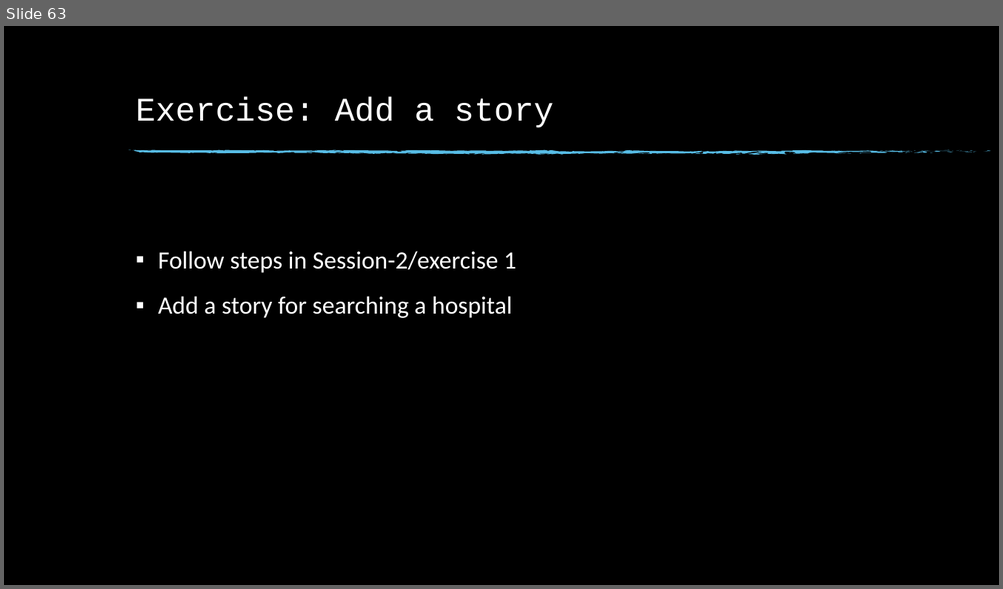
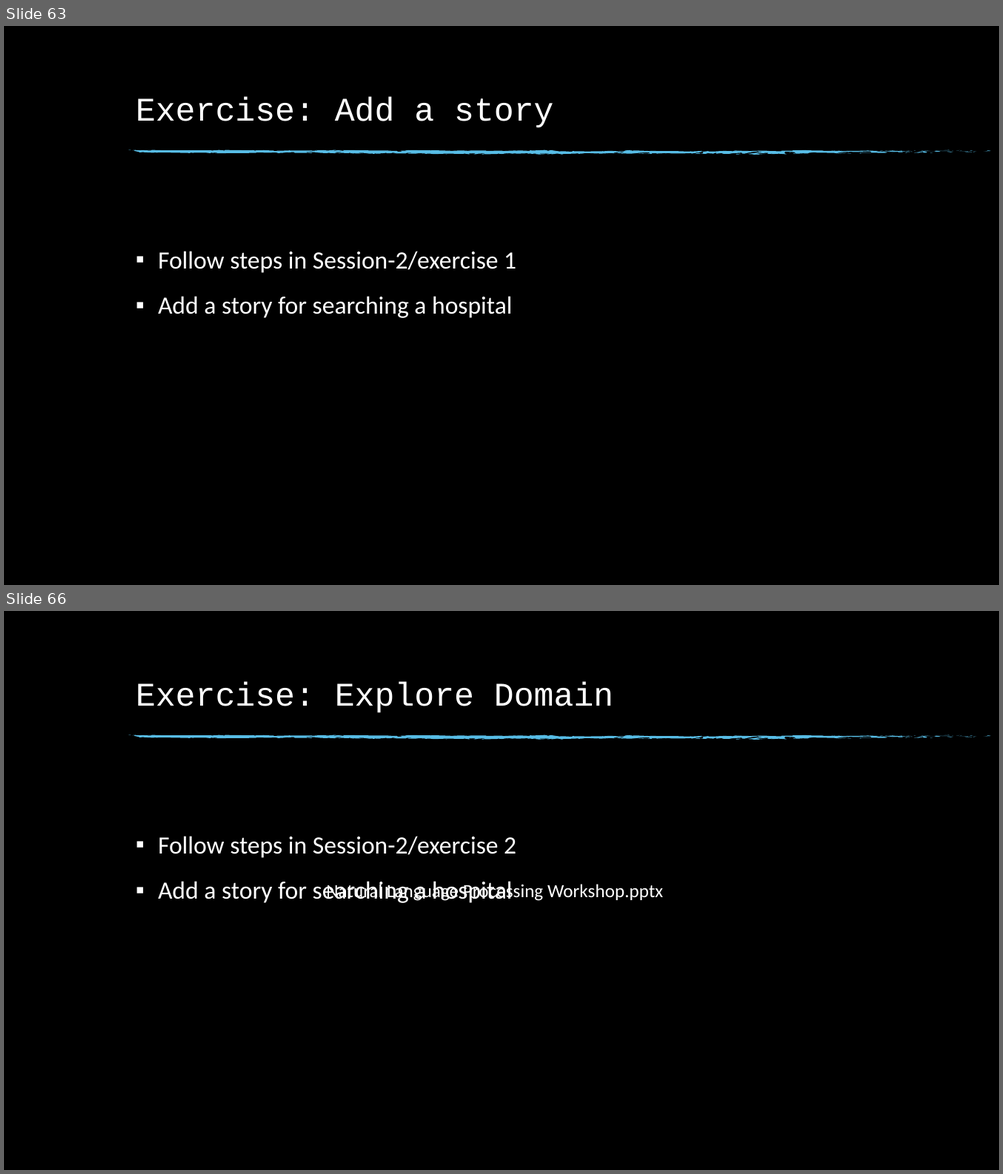
Before and after one commit to dinesh19aug/rasa-workshop, a slide deck: Natural Language Processing Workshop.pptx. Shown one above the other, each under a label of ours: slide 63 before the commit, slides 63 and 66 after it; the slides between them are not shown. The pictures are 1003x589 and 1003x1174 pixels, drawn with LibreOffice and Linux fonts; fonts in the diff are those of the drawing; background and template pictures are left out. Boxes give left, top, right and bottom in pixels: in the first picture for what was removed or moved away, otherwise in the second. Text is boxed around its words. In the diff, an @@ line names an element or a change of style, - is before the commit and + after.

Commit message:
Added for exercise 2

```diff
--- a/Natural Language Processing Workshop.pptx
+++ b/Natural Language Processing Workshop.pptx
@@ slide 66 added at box(4, 611, 999, 1170), background picture (left out); not listed: 74 template elements that a slide beside it also shows @@
@@ title added at box(136, 682, 613, 713), 32 pt, text #FFFFFF @@
+Exercise: Explore Domain
@@ text added at box(158, 836, 516, 903), 24 pt, text #FFFFFF @@
+▪ Follow steps in Session-2/exercise 2
+▪ Add a story for searching a hospital
@@ text added at box(326, 883, 663, 903), 18 pt, text #FFFFFF @@
+Natural Language Processing Workshop.pptx
```
Also in this commit, not shown: 2 other slides added, 19 other files.
